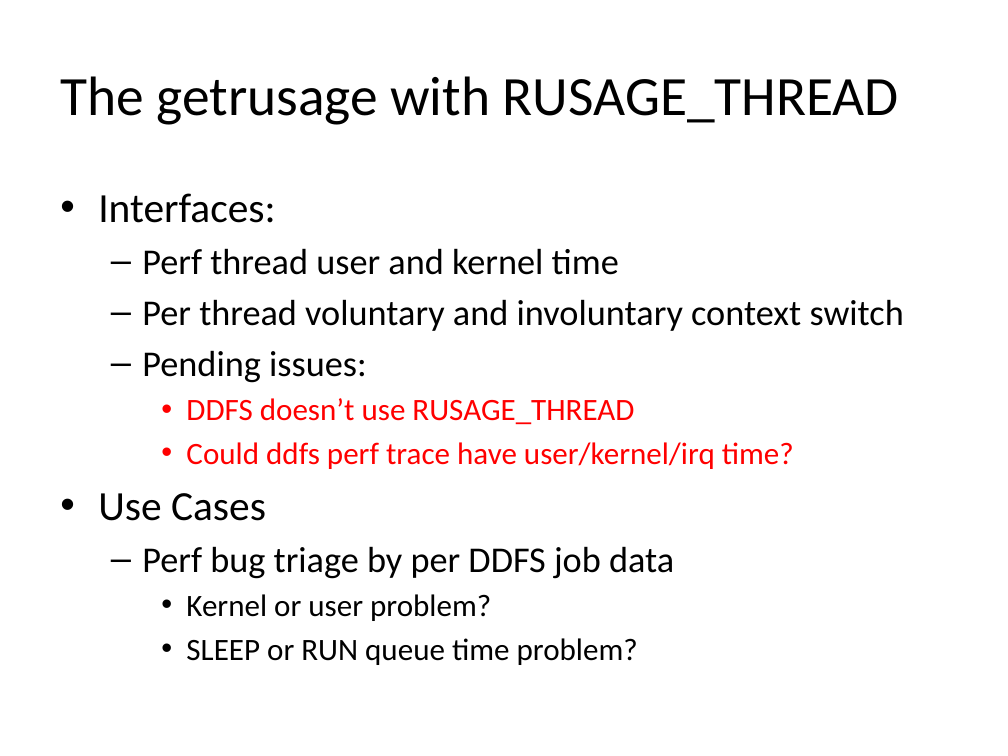
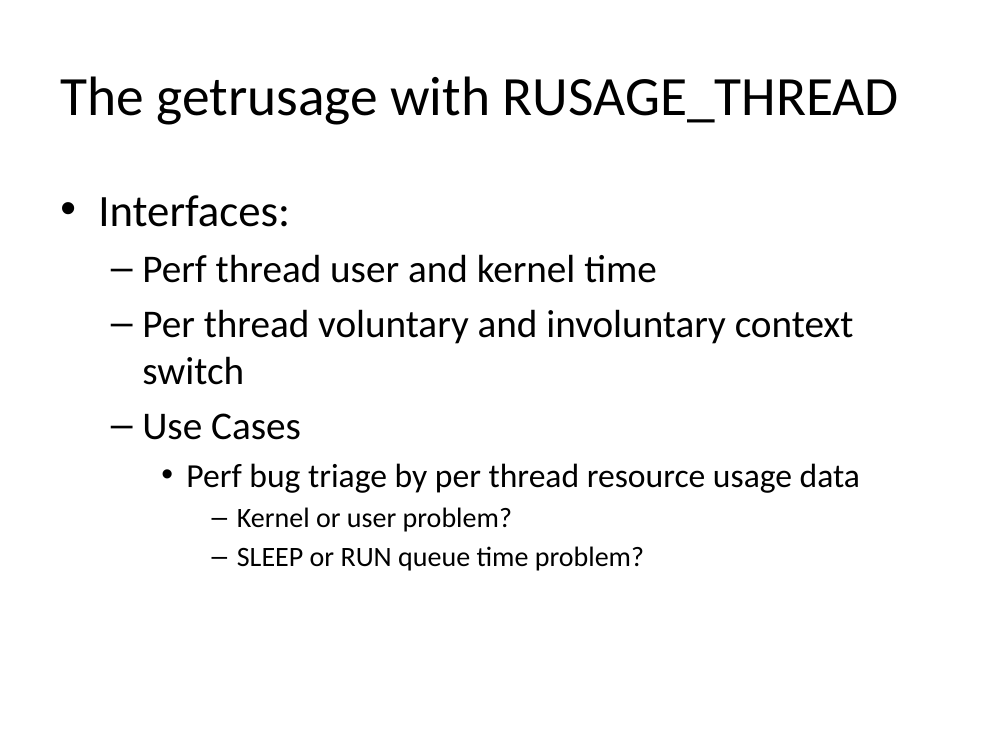
Before and after one commit to yangoliver/mydoc, a slide deck: slide 14 of slides/2016/linux_latency_breakdown.pptx. Drawn at 1008x756 pixels with LibreOffice and Linux fonts; fonts in the diff are those of the drawing. Boxes give left, top, right and bottom in pixels: in the first picture for what was removed or moved away, otherwise in the second. Text is boxed around its words. In the diff, an @@ line names an element or a change of style, - is before the commit and + after.

```diff
--- a/slides/2016/linux_latency_breakdown.pptx
+++ b/slides/2016/linux_latency_breakdown.pptx
@@ text at [98, 195, 854, 571]: size 29.6 to 32 pt in "Interfaces:"; size 25.9 to 28 pt in "Perf thread user and kernel time", "Per thread voluntary and involuntary context switch"; size 29.6 to 28 pt in "Use Cases"; size 22.2 to 20 pt in "Kernel or user problem?", "SLEEP or RUN queue time problem?"; bullet • to –; list level 1 to 2 in "Use Cases"; list level 3 to 4 in "Kernel or user problem?"; list level 3 to 4 in "SLEEP or RUN queue time ..." @@
@@ text at [142, 350, 794, 469]: paragraphs removed @@
-  – Pending issues:
-    • DDFS doesn’t use RUSAGE_THREAD
-    • Could ddfs perf trace have user/kernel/irq time?
@@ text at [186, 463, 860, 493]: text changed; size 25.9 to 24 pt @@
-  – Perf bug triage by per DDFS job data
+    • Perf bug triage by per thread resource usage data
```
Also in this commit, not shown: 9 other slides changed, 4 slides removed.
